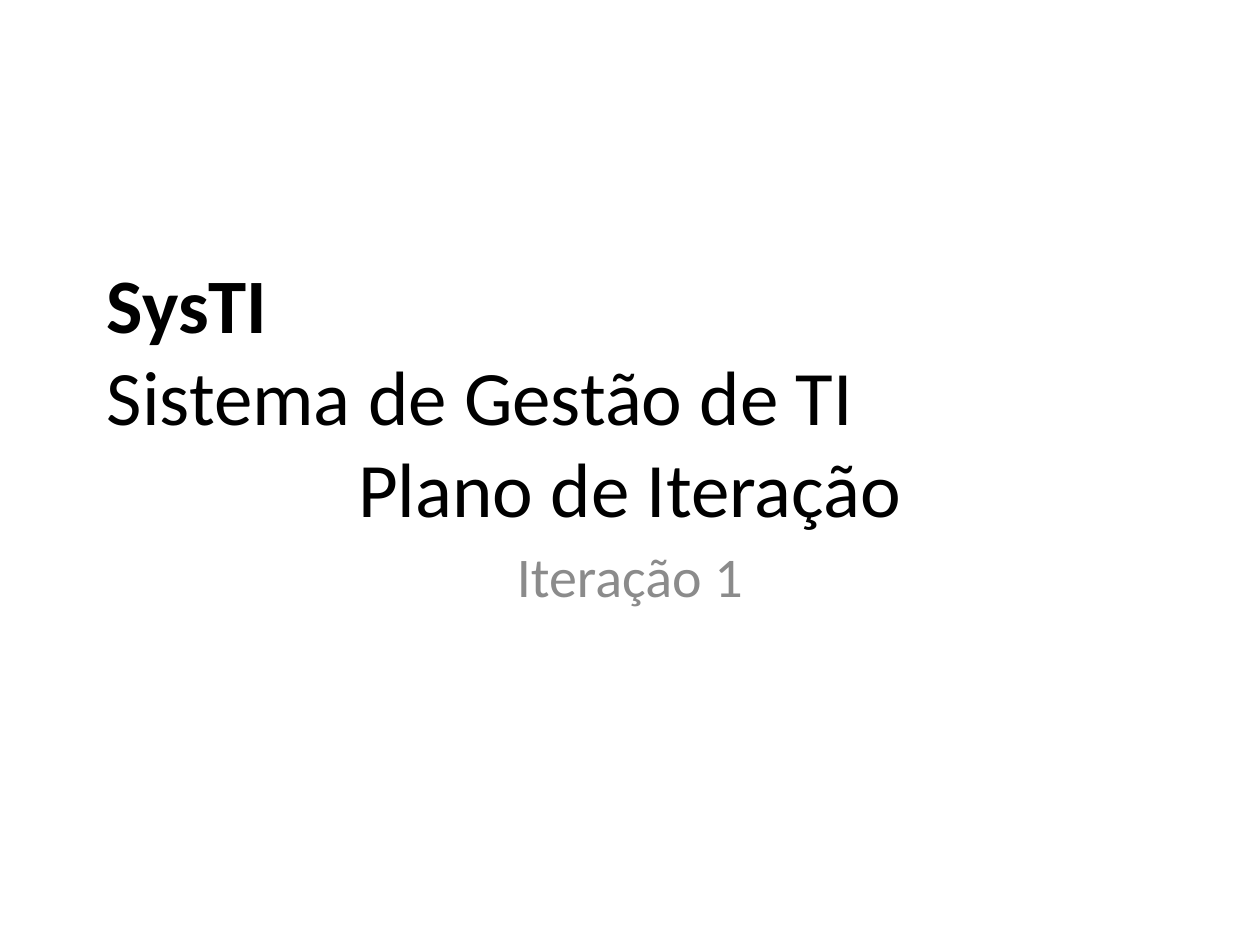
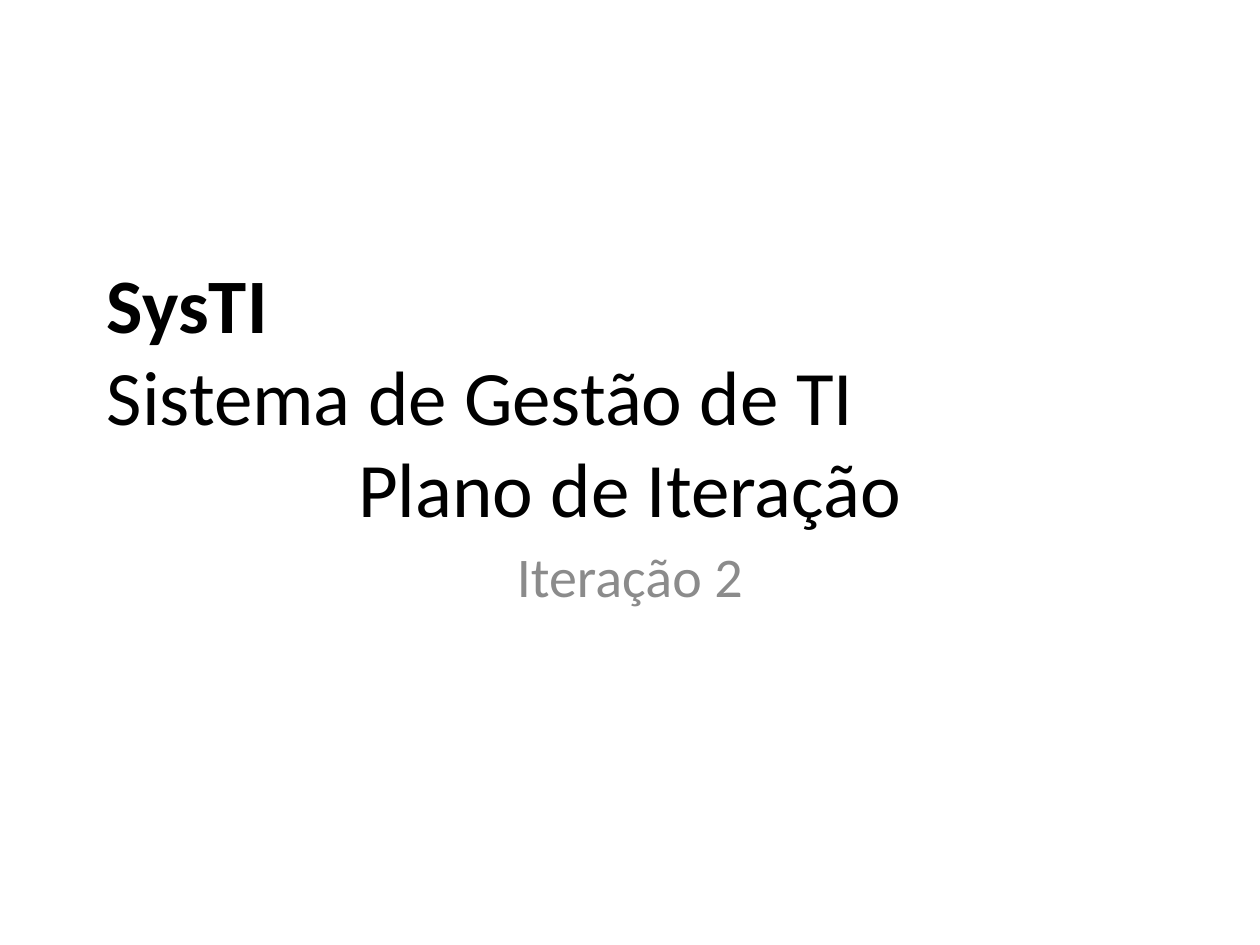
Before and after one commit to sidcleyWilker/SysTI, a slide deck: slide 1 of Projeto SysTI/002-Acompanhamento /it02/PIT-Plano de Iteracao 2.pptx. Drawn at 1260x945 pixels with LibreOffice and Linux fonts; fonts in the diff are those of the drawing. Boxes give left, top, right and bottom in pixels: in the first picture for what was removed or moved away, otherwise in the second. Text is boxed around its words. In the diff, an @@ line names an element or a change of style, - is before the commit and + after.

```diff
--- a/Projeto SysTI/002-Acompanhamento /it02/PIT-Plano de Iteracao 2.pptx
+++ b/Projeto SysTI/002-Acompanhamento /it02/PIT-Plano de Iteracao 2.pptx
@@ text at [517, 559, 742, 607]: text changed @@
-Iteração 1
+Iteração 2
```
Also in this commit, not shown: 2 other slides changed, 21 other files.
